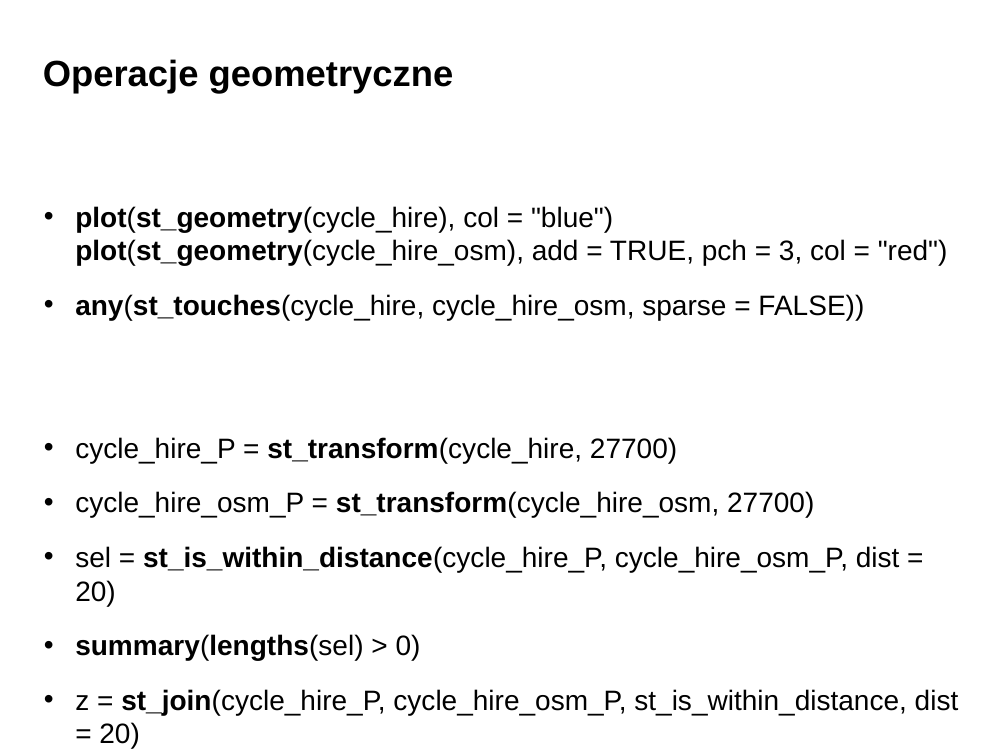
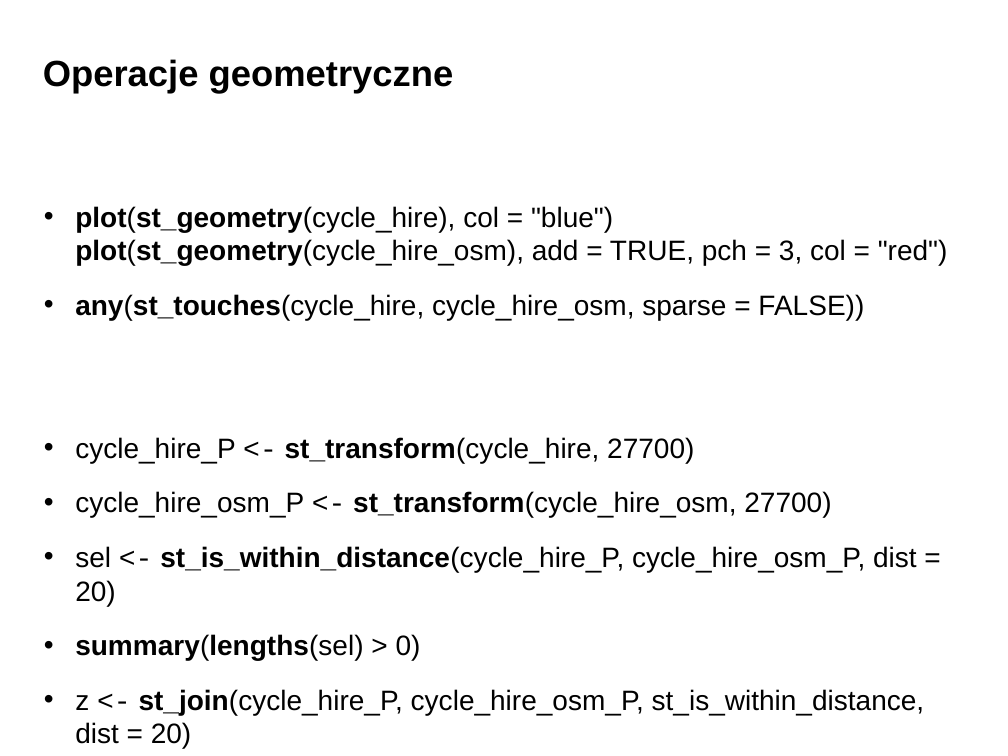
Before and after one commit to dabrowskia/ADP2020, a slide deck: slide 64 of presentations/Analiza Danych Przestrzennych 03.pptx. Drawn at 1008x756 pixels with LibreOffice and Linux fonts; fonts in the diff are those of the drawing; background and template pictures are left out. Boxes give left, top, right and bottom in pixels: in the first picture for what was removed or moved away, otherwise in the second. Text is boxed around its words. In the diff, an @@ line names an element or a change of style, - is before the commit and + after.

```diff
--- a/presentations/Analiza Danych Przestrzennych 03.pptx
+++ b/presentations/Analiza Danych Przestrzennych 03.pptx
@@ text at (75,437,917,606): text changed @@
-• cycle_hire_P = st_transform(cycle_hire, 27700)
-• cycle_hire_osm_P = st_transform(cycle_hire_osm, 27700)
-• sel = st_is_within_distance(cycle_hire_P, cycle_hire_osm_P, dist = 20)
+• cycle_hire_P <- st_transform(cycle_hire, 27700)
+• cycle_hire_osm_P <- st_transform(cycle_hire_osm, 27700)
+• sel <- st_is_within_distance(cycle_hire_P, cycle_hire_osm_P, dist = 20)
@@ text at (75,689,925,748): text changed @@
-• z = st_join(cycle_hire_P, cycle_hire_osm_P, st_is_within_distance, dist = 20)
+• z <- st_join(cycle_hire_P, cycle_hire_osm_P, st_is_within_distance, dist = 20)
```
Also in this commit, not shown: 14 other slides changed, 2 other files.
